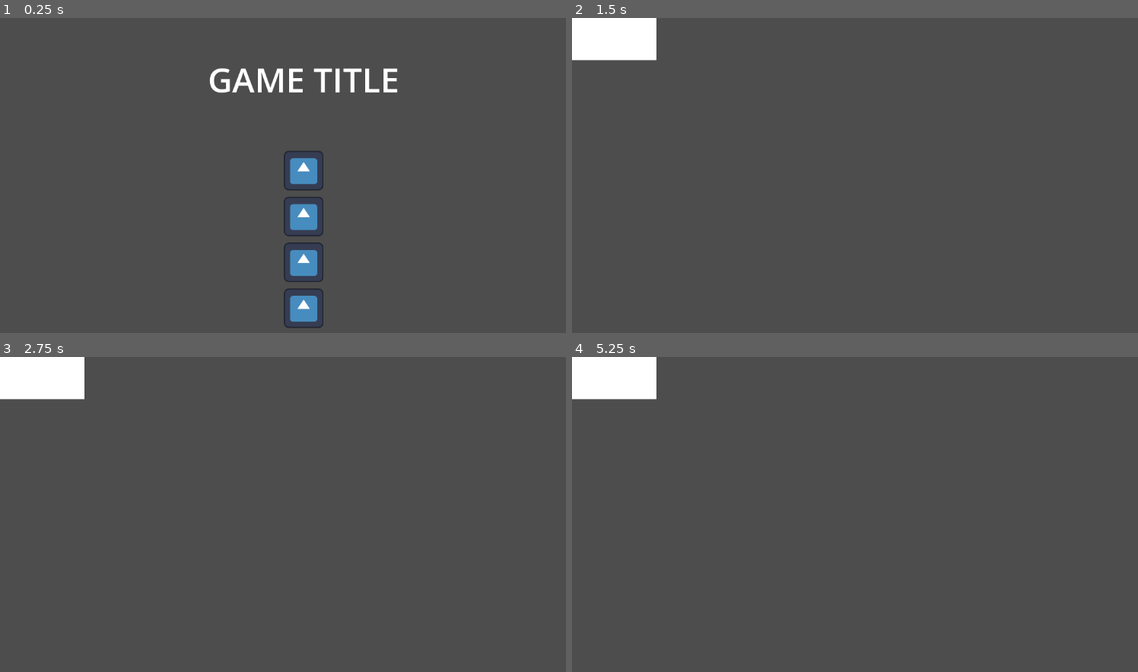
Above: before the commit, frames 1-4 (two rows, left to right).
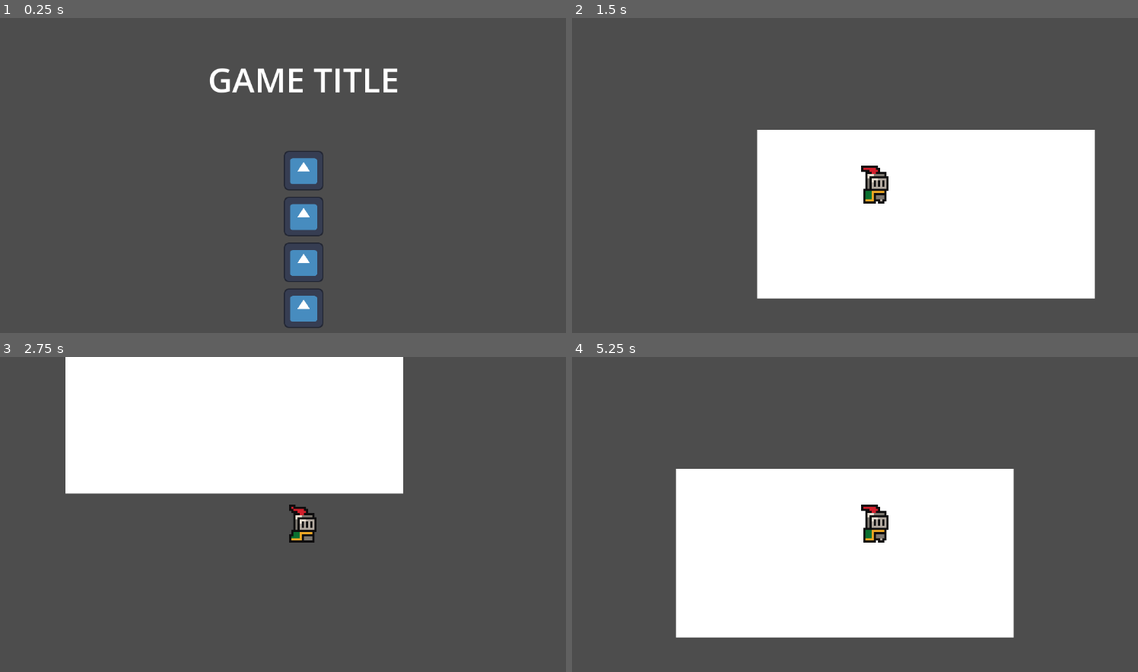
Above: after the commit, the same moments.

Repository: ayaolitoquit/Game-Dev-Project
Game: Godot game, scene res://scenes/mainmenu.tscn
Same seed, same stepped clock (60 frames per second), same inputs: the game is played once before the commit and once after it. The engine's default icon, where the game draws it, is replaced by a stand-in: a white triangle on a blue panel in a dark square.
Inputs (mouse positions are in pixels of both pictures, inside the frame that each line leads up to):
- Up to frame 1 (0.25 s): no input
- Up to frame 2 (1.5 s): click (877, 169) at 0.5 s; hold D (right, bound only after the commit) from 1.28 s (still down)
- Up to frame 3 (2.75 s): release D (right, bound only after the commit) at 2.03 s; hold S (down, bound only after the commit) from 2.03 s (still down)
- Up to frame 4 (5.25 s): release S (down, bound only after the commit) at 2.78 s; hold D (right, bound only after the commit) 2.78-3.53 s; hold W (up, bound only after the commit) 3.53-4.28 s; hold A (left, bound only after the commit) from 4.28 s (still down)

The runs differ from the first frame. In frame 1, less than 0.1% of the frame differs, in the area x 51-56%, y 46-93%; in frame 2, 34%, in the area x 0-93%, y 0-90%; in frame 3, 27%; in frame 4, 34%.

Commit message:
player and level 1 init

Diff:
--- a/project.godot
+++ b/project.godot
@@ -15,6 +15,34 @@
 config/features=PackedStringArray("4.2", "Mobile")
 config/icon="res://assets/icon.svg"
 
+[input]
+
+up={
+"deadzone": 0.5,
+"events": [Object(InputEventKey,"resource_local_to_scene":false,"resource_name":"","device":-1,"window_id":0,"alt_pressed":false,"shift_pressed":false,"ctrl_pressed":false,"meta_pressed":false,"pressed":false,"keycode":0,"physical_keycode":87,"key_label":0,"unicode":119,"echo":false,"script":null)
+, Object(InputEventKey,"resource_local_to_scene":false,"resource_name":"","device":-1,"window_id":0,"alt_pressed":false,"shift_pressed":false,"ctrl_pressed":false,"meta_pressed":false,"pressed":false,"keycode":0,"physical_keycode":4194320,"key_label":0,"unicode":0,"echo":false,"script":null)
+]
+}
+down={
+"deadzone": 0.5,
+"events": [Object(InputEventKey,"resource_local_to_scene":false,"resource_name":"","device":-1,"window_id":0,"alt_pressed":false,"shift_pressed":false,"ctrl_pressed":false,"meta_pressed":false,"pressed":false,"keycode":0,"physical_keycode":83,"key_label":0,"unicode":115,"echo":false,"script":null)
+, Object(InputEventKey,"resource_local_to_scene":false,"resource_name":"","device":-1,"window_id":0,"alt_pressed":false,"shift_pressed":false,"ctrl_pressed":false,"meta_pressed":false,"pressed":false,"keycode":0,"physical_keycode":4194322,"key_label":0,"unicode":0,"echo":false,"script":null)
+]
+}
+left={
+"deadzone": 0.5,
+"events": [Object(InputEventKey,"resource_local_to_scene":false,"resource_name":"","device":-1,"window_id":0,"alt_pressed":false,"shift_pressed":false,"ctrl_pressed":false,"meta_pressed":false,"pressed":false,"keycode":0,"physical_keycode":65,"key_label":0,"unicode":97,"echo":false,"script":null)
+, Object(InputEventKey,"resource_local_to_scene":false,"resource_name":"","device":-1,"window_id":0,"alt_pressed":false,"shift_pressed":false,"ctrl_pressed":false,"meta_pressed":false,"pressed":false,"keycode":0,"physical_keycode":4194319,"key_label":0,"unicode":0,"echo":false,"script":null)
+]
+}
+right={
+"deadzone": 0.5,
+"events": [Object(InputEventKey,"resource_local_to_scene":false,"resource_name":"","device":-1,"window_id":0,"alt_pressed":false,"shift_pressed":false,"ctrl_pressed":false,"meta_pressed":false,"pressed":false,"keycode":0,"physical_keycode":68,"key_label":0,"unicode":100,"echo":false,"script":null)
+, Object(InputEventKey,"resource_local_to_scene":false,"resource_name":"","device":-1,"window_id":0,"alt_pressed":false,"shift_pressed":false,"ctrl_pressed":false,"meta_pressed":false,"pressed":false,"keycode":0,"physical_keycode":4194321,"key_label":0,"unicode":0,"echo":false,"script":null)
+]
+}
+
 [rendering]
 
+textures/canvas_textures/default_texture_filter=0
 renderer/rendering_method="mobile"
--- a/scenes/level1.tscn
+++ b/scenes/level1.tscn
@@ -1,6 +1,7 @@
-[gd_scene load_steps=4 format=3 uid="uid://buch4vbl4rsj0"]
+[gd_scene load_steps=5 format=3 uid="uid://buch4vbl4rsj0"]
 
 [ext_resource type="Texture2D" uid="uid://d2r34smo1ry1i" path="res://sample_assets/brackeys_platformer_assets/brackeys_platformer_assets/sprites/world_tileset.png" id="1_vhuyh"]
+[ext_resource type="PackedScene" uid="uid://d2ykemmyhdq57" path="res://scenes/player.tscn" id="2_7xpuj"]
 
 [sub_resource type="TileSetAtlasSource" id="TileSetAtlasSource_yi3cr"]
 texture = ExtResource("1_vhuyh")
@@ -144,3 +145,10 @@
 layer_0/tile_data = PackedInt32Array(0, 0, 9, 1, 0, 9, 2, 0, 9, 3, 0, 9, 4, 0, 9, 65540, 0, 9, 65539, 0, 9, 65538, 0, 9 …(557 unchanged characters)…
 layer_1/name = "TopGround"
 layer_1/tile_data = PackedInt32Array()
+
+[node name="Player" parent="." instance=ExtResource("2_7xpuj")]
+position = Vector2(38, 23)
+
+[node name="Camera2D" type="Camera2D" parent="Player"]
+position = Vector2(0, 5)
+zoom = Vector2(4, 4)
--- /dev/null
+++ b/scenes/player.gd
@@ -0,0 +1,18 @@
+class_name Player extends CharacterBody2D
+
+var move_speed : float = 100.0
+
+func _ready():
+	pass
+
+func _process(delta):
+
+	var direction : Vector2 = Vector2.ZERO
+	direction.x = Input.get_action_strength("right") - Input.get_action_strength("left")
+	direction.y = Input.get_action_strength("down") - Input.get_action_strength("up")
+
+	velocity = direction * move_speed
+	pass
+
+func _physics_process(delta):
+	move_and_slide()
--- /dev/null
+++ b/scenes/player.tscn
@@ -0,0 +1,55 @@
+[gd_scene load_steps=9 format=3 uid="uid://d2ykemmyhdq57"]
+
+[ext_resource type="Texture2D" uid="uid://crf6b0xpusgmc" path="res://sample_assets/brackeys_platformer_assets/brackeys_platformer_assets/sprites/knight.png" id="1_evcp3"]
+[ext_resource type="Script" path="res://scenes/player.gd" id="1_p02qj"]
+
+[sub_resource type="AtlasTexture" id="AtlasTexture_it1g8"]
+atlas = ExtResource("1_evcp3")
+region = Rect2(0, 0, 32, 32)
+
+[sub_resource type="AtlasTexture" id="AtlasTexture_koauq"]
+atlas = ExtResource("1_evcp3")
+region = Rect2(32, 0, 32, 32)
+
+[sub_resource type="AtlasTexture" id="AtlasTexture_vv5la"]
+atlas = ExtResource("1_evcp3")
+region = Rect2(64, 0, 32, 32)
+
+[sub_resource type="AtlasTexture" id="AtlasTexture_luq71"]
+atlas = ExtResource("1_evcp3")
+region = Rect2(96, 0, 32, 32)
+
+[sub_resource type="SpriteFrames" id="SpriteFrames_7mw5a"]
+animations = [{
+"frames": [{
+"duration": 1.0,
+"texture": SubResource("AtlasTexture_it1g8")
+}, {
+"duration": 1.0,
+"texture": SubResource("AtlasTexture_koauq")
+}, {
+"duration": 1.0,
+"texture": SubResource("AtlasTexture_vv5la")
+}, {
+"duration": 1.0,
+"texture": SubResource("AtlasTexture_luq71")
+}],
+"loop": true,
+"name": &"default",
+"speed": 10.0
+}]
+
+[sub_resource type="CircleShape2D" id="CircleShape2D_6hsva"]
+radius = 5.09902
+
+[node name="Player" type="CharacterBody2D"]
+script = ExtResource("1_p02qj")
+
+[node name="AnimatedSprite2D" type="AnimatedSprite2D" parent="."]
+sprite_frames = SubResource("SpriteFrames_7mw5a")
+autoplay = "default"
+frame_progress = 0.447434
+
+[node name="CollisionShape2D" type="CollisionShape2D" parent="."]
+position = Vector2(0, 5)
+shape = SubResource("CircleShape2D_6hsva")
